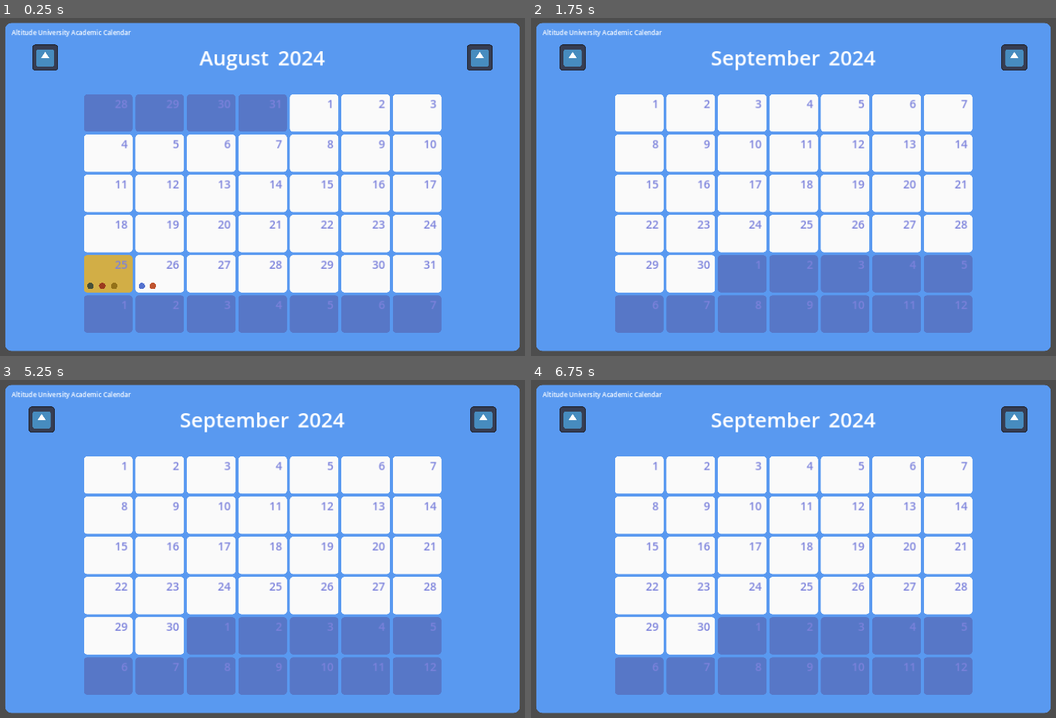
Above: before the commit, frames 1-4 (two rows, left to right).
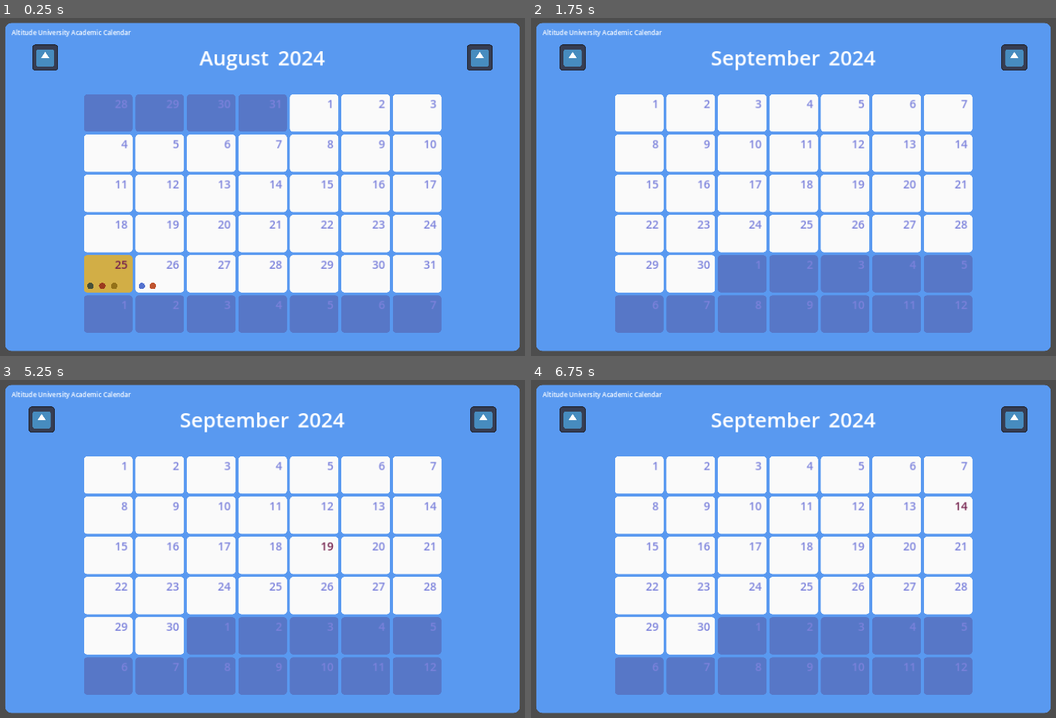
Above: after the commit, the same moments.

Repository: kyle-hessel/godot-narrative-prototype
Game: Godot game, scene res://scenes/UI/calendar_ui.tscn
The game is run twice, just before and just after one commit, with the same random seed, the same clock (stepped at 60 frames per second) and the same inputs. This scene is started directly instead of the project's main scene. The engine's default icon, where the game draws it, is replaced by a stand-in: a white triangle on a blue panel in a dark square.
Inputs (mouse positions are in pixels of both pictures, inside the frame that each line leads up to):
- Up to frame 1 (0.25 s): no input
- Up to frame 2 (1.75 s): tap Enter at 0.5 s; move the mouse to (578, 58) at 0.52 s; press the mouse at (578, 58) at 0.53 s; hold D (right) 0.53-1.28 s; tap Space (jump) at 0.77, 1.25, 1.52 s; move the mouse to (1008, 58) at 1.27 s; release the mouse at (1008, 58) at 1.28 s; hold S (backward) from 1.28 s (still down); tap 1 (combat_action1) at 1.35 s; click (1008, 58) at 1.55 s
- Up to frame 3 (5.25 s): tap Enter at 2, 3.5 s; move the mouse to (325, 471) at 2.02 s; release S (backward) at 2.03 s; hold D (right) 2.03-2.78 s; hold 2 (combat_action2) 2.03-2.78 s; click (325, 471) at 2.3 s; tap Space (jump) at 2.75, 3.02, 3.77, 4.25, 4.52 s; move the mouse to (231, 619) at 2.77 s; hold W (forward) 2.78-3.53 s; tap 3 (combat_action3) at 2.85 s; click (231, 619) at 3.05 s; move the mouse to (446, 599) at 3.52 s; hold 4 (combat_action4) 3.53-4.28 s; hold A (left) 3.53-5.03 s; click (446, 599) at 3.8 s; move the mouse to (78, 498) at 4.27 s; tap R (day_increment_test) at 4.35 s; click (78, 498) at 4.55 s; move the mouse to (294, 549) at 5.02 s; press the mouse at (294, 549) at 5.03 s; hold S (backward) from 5.03 s (still down)
- Up to frame 4 (6.75 s): move the mouse to (699, 461) at 5.77 s; release S (backward) at 5.78 s; release the mouse at (699, 461) at 5.78 s; hold D (right) 5.78-6.53 s; tap Shift (sprint) at 5.85 s; tap Space (jump) at 6.02 s; click (699, 461) at 6.05 s; move the mouse to (930, 532) at 6.52 s; press the mouse at (930, 532) at 6.53 s; hold W (forward) from 6.53 s (still down); tap Middle mouse button (target) at 6.6 s

The runs differ from the first frame. In frame 1, less than 0.1% of the frame differs, in the area x 21-25%, y 71-75%; in frame 2, nothing differs; in frame 3, less than 0.1%; in frame 4, less than 0.1%.

Commit message:
Added a test implementation of grab_focus on date_ui nodes, and got it working with Godot's default focus behavior within a GridContainer. Pretty cool! This will be pretty helpful for controller support.

Diff:
--- a/project.godot
+++ b/project.godot
@@ -162,6 +162,7 @@
 gui_select={
 "deadzone": 0.5,
 "events": [Object(InputEventMouseButton,"resource_local_to_scene":false,"resource_name":"","device":-1,"window_id":0,"a …(253 unchanged characters)…
+, Object(InputEventJoypadButton,"resource_local_to_scene":false,"resource_name":"","device":-1,"button_index":1,"pressure":0.0,"pressed":true,"script":null)
 ]
 }
 
--- a/scenes/UI/date_ui.tscn
+++ b/scenes/UI/date_ui.tscn
@@ -23,6 +23,7 @@
 grow_horizontal = 2
 grow_vertical = 2
 size_flags_horizontal = 4
+focus_mode = 2
 theme_type_variation = &"DatePanelContainer"
 
 [node name="DatePanelMargin" type="MarginContainer" parent="DatePanel"]
--- a/scripts/UI/calendar_ui.gd
+++ b/scripts/UI/calendar_ui.gd
@@ -60,6 +60,7 @@
 		date_ui_inst.calendar_month = month
 		if month == GameManager.calendar_manager.month:
 			if d == current_day:
+				date_ui_inst.date_panel.grab_focus()
 				date_ui_inst.date_panel.modulate = "d6b247"
 
 		date_ui_inst.init_events()
--- a/scripts/UI/date_ui.gd
+++ b/scripts/UI/date_ui.gd
@@ -18,7 +18,10 @@
 	pass
 
 func _process(delta: float) -> void:
-	pass
+	if date_panel.has_focus():
+		date_number.modulate = "ee3e58"
+	else:
+		date_number.modulate = "ffffff"
 
 func init_events() -> void:
 	calendar_day = calendar_month.days[calendar_day_num]
@@ -41,5 +44,7 @@
 
 func _on_date_panel_gui_input(event: InputEvent):
 	if event.is_action_pressed("gui_select") && in_current_month:
+		accept_event()
+		date_panel.grab_focus()
 		print(calendar_month.title + " " + str(calendar_day_num + 1) + ", " + str(calendar_year.number))
 		GameManager.calendar_manager.print_date_events(calendar_day)
--- a/scripts/player.gd
+++ b/scripts/player.gd
@@ -101,9 +101,9 @@
 		# camera movement w/ mouse
 		rotate_cam_kb_m(event)
 
-	# handle what happens when the player presses different combat actions in combat.
-	# using 'event.' instead of 'Input.' for better input event buffering.
-	interpret_combat_action_handles(event)
+		# handle what happens when the player presses different combat actions in combat.
+		# using 'event.' instead of 'Input.' for better input event buffering.
+		interpret_combat_action_handles(event)
 
 func rotate_player(delta: float) -> void:
 	# player mesh rotation relative to camera. Note: the entire Player never rotates: only the spring arm or the mesh.
